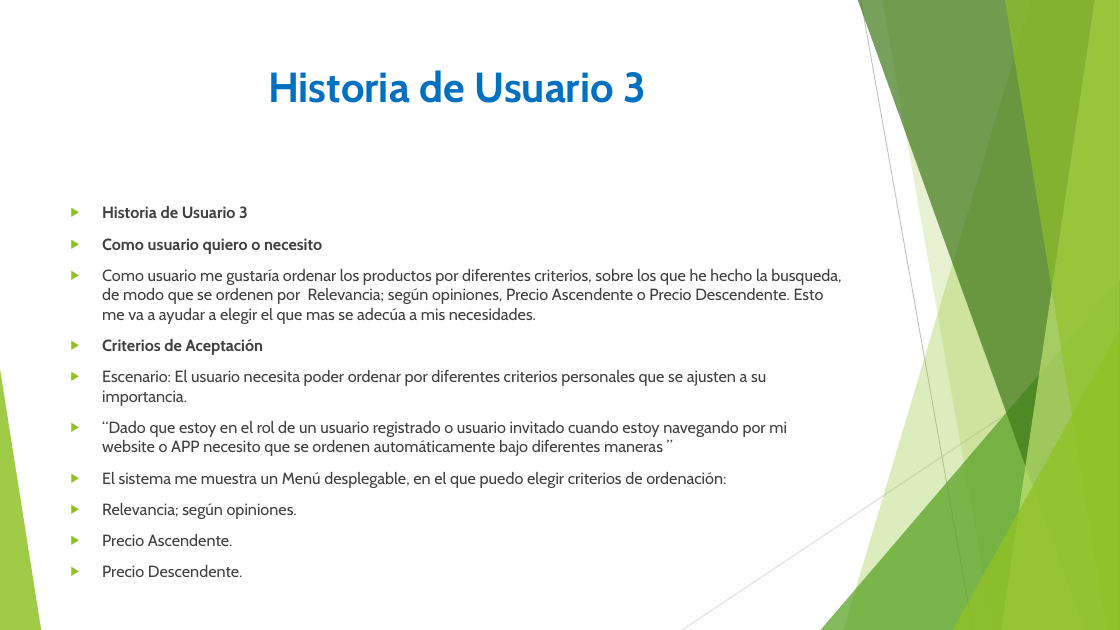
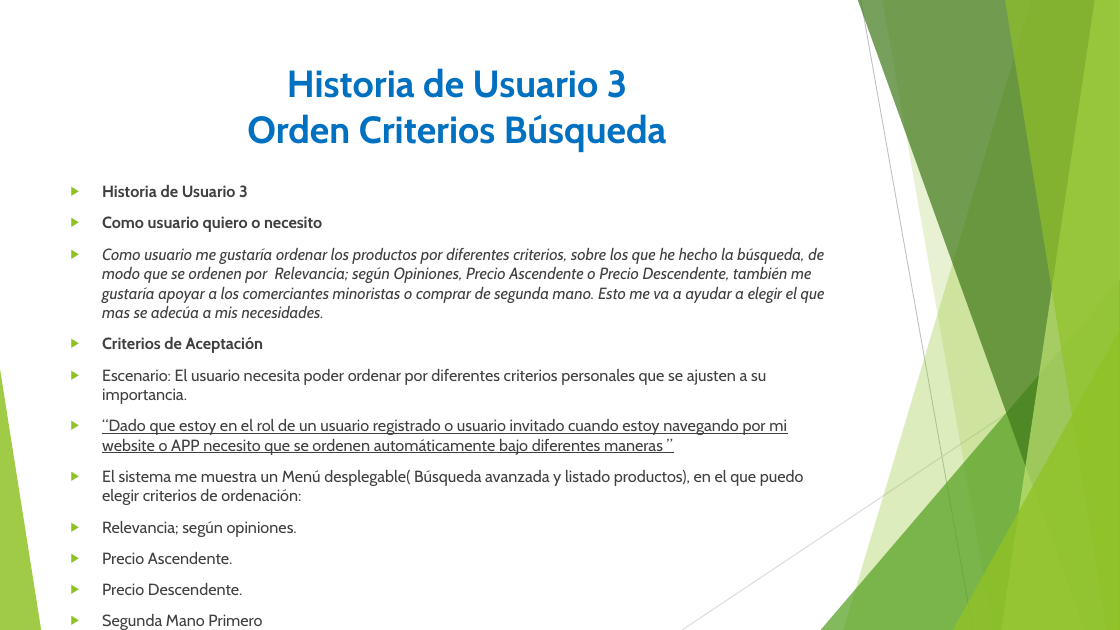
Before and after one commit to Eugenio199226/Ahorrando-Ando, a slide deck: slide 4 of Documentacion/historias de usuario/Criterios de Aceptación/Criterios de Aceptación.pptx. Drawn at 1120x630 pixels with LibreOffice and Linux fonts; fonts in the diff are those of the drawing. Boxes give left, top, right and bottom in pixels: in the first picture for what was removed or moved away, otherwise in the second. Text is boxed around its words. In the diff, an @@ line names an element or a change of style, - is before the commit and + after.

Commit message:
criterios aceptacion

```diff
--- a/Documentacion/historias de usuario/Criterios de Aceptación/Criterios de Aceptación.pptx
+++ b/Documentacion/historias de usuario/Criterios de Aceptación/Criterios de Aceptación.pptx
@@ title at box(247, 68, 667, 152): text changed; size 36 to 32.4 pt @@
-Historia de Usuario 3
+Historia de Usuario 3
+Orden Criterios Búsqueda
@@ text "Historia de Usuario 3": place and size @@
-text "Historia de Usuario 3" at box(102, 206, 841, 546)
+text "Historia de Usuario 3" at box(102, 185, 825, 630)
@@ text at box(102, 248, 825, 318): text changed; italic on @@
-▶ Como usuario me gustaría ordenar los productos por diferentes criterios, sobre los que he hecho la busqueda, de modo que se ordenen por Relevancia; según opiniones, Precio Ascendente o Precio Descendente. Esto me va a ayudar a elegir el que mas se adecúa a mis necesidades.
+▶ Como usuario me gustaría ordenar los productos por diferentes criterios, sobre los que he hecho la búsqueda, de modo que se ordenen por Relevancia; según Opiniones, Precio Ascendente o Precio Descendente, también me gustaría apoyar a los comerciantes minoristas o comprar de segunda mano. Esto me va a ayudar a elegir el que mas se adecúa a mis necesidades.
@@ text at box(102, 419, 787, 455): underline on in "“Dado que estoy en el rol de ..." @@
@@ text at box(102, 470, 804, 505): text changed @@
-▶ El sistema me muestra un Menú desplegable, en el que puedo elegir criterios de ordenación:
+▶ El sistema me muestra un Menú desplegable( Búsqueda avanzada y listado productos), en el que puedo elegir criterios de ordenación:
@@ text at box(102, 614, 262, 630): paragraphs added @@
+▶ Segunda Mano Primero
+▶ Pequeño Comercio Primero.
```
Also in this commit, not shown: 7 other slides changed.
